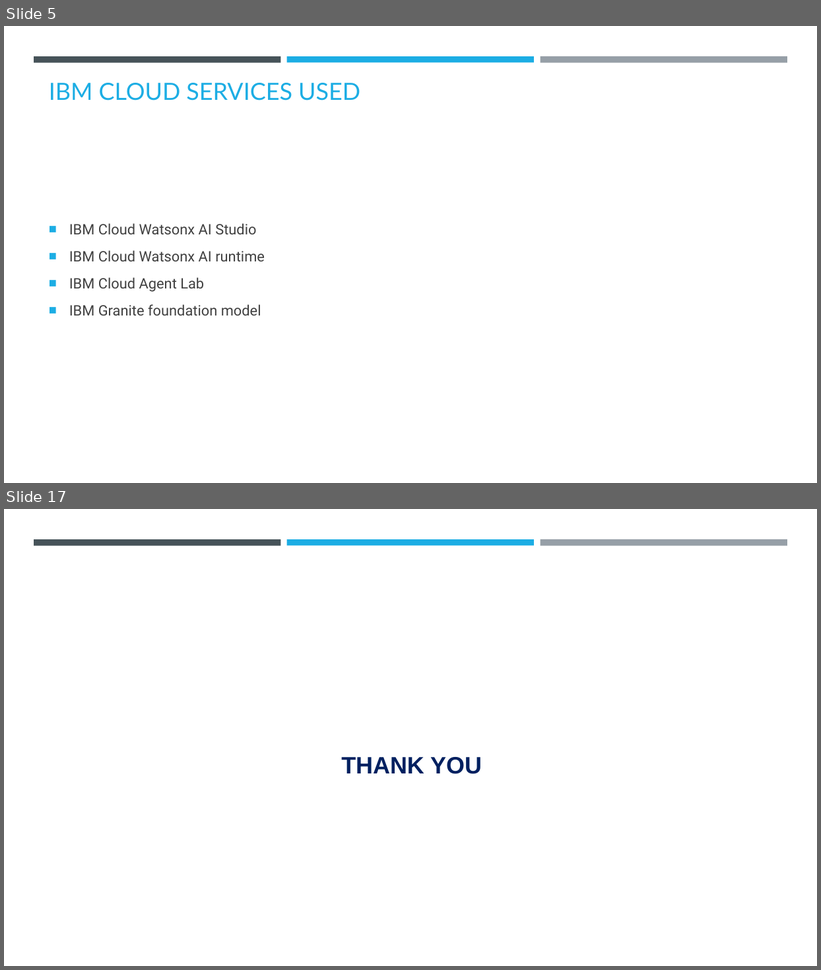
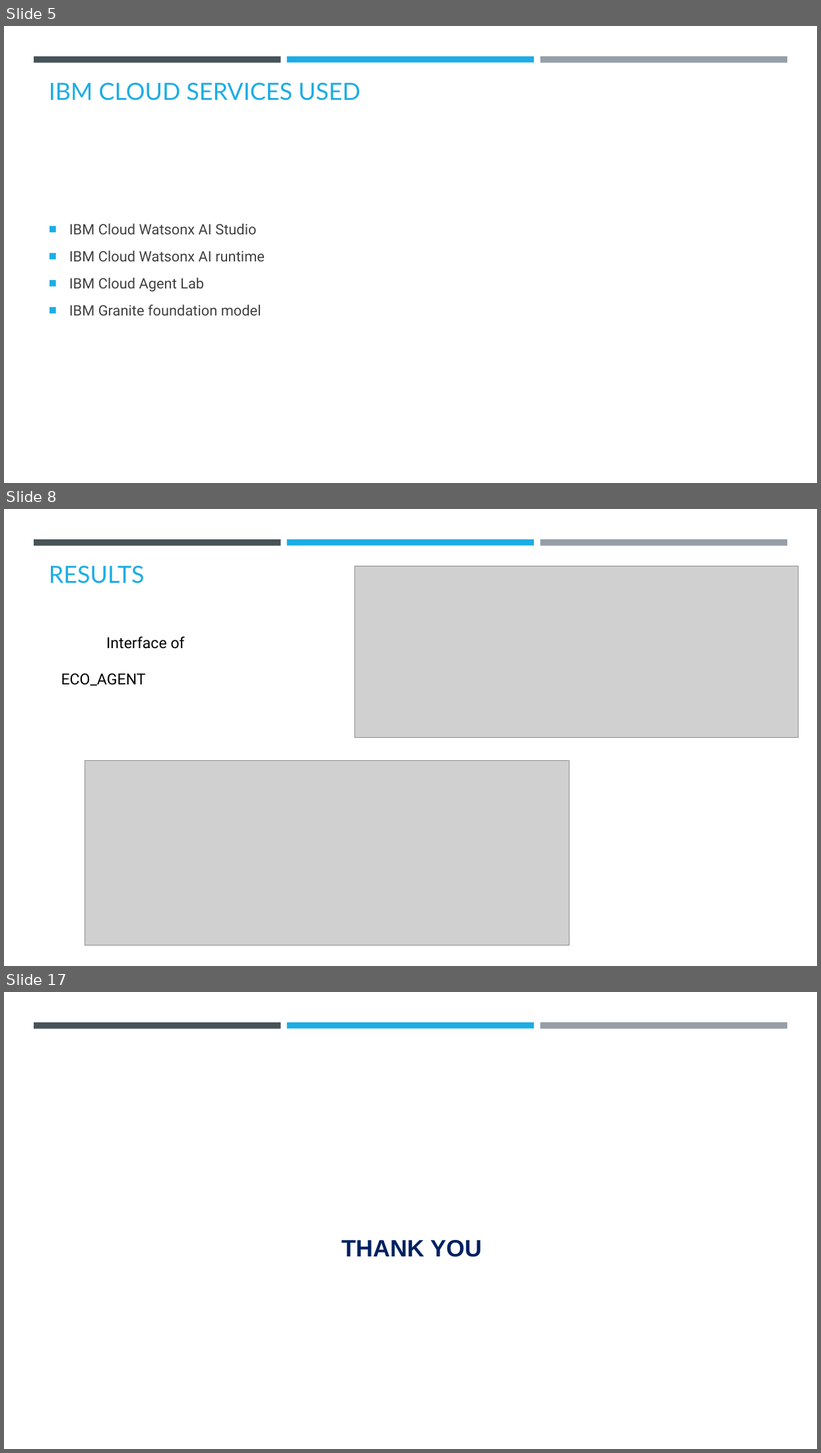
Before and after one commit to Shreyayadav111/ECO_AGENT, a slide deck: ECO_LIFESTYLE(SHREYA YADAV).pptx. Shown one above the other, each under a label of ours: slides 5 and 17 before the commit, slides 5, 8 and 17 after it; the slides between them are not shown. The pictures are 821x970 and 821x1453 pixels, drawn with LibreOffice and Linux fonts; fonts in the diff are those of the drawing; grey boxes stand for pictures; background and template pictures are left out. Boxes give left, top, right and bottom in pixels: in the first picture for what was removed or moved away, otherwise in the second. Text is boxed around its words. In the diff, an @@ line names an element or a change of style, - is before the commit and + after.

```diff
--- a/ECO_LIFESTYLE(SHREYA YADAV).pptx
+++ b/ECO_LIFESTYLE(SHREYA YADAV).pptx
@@ slide 8 added at (4, 509, 817, 966), background #FFFFFF; not listed: 3 template elements that a slide beside it also shows @@
@@ title added at (49, 566, 145, 584), 28 pt, text #1CADE4 @@
+RESULTS
@@ picture added at (354, 566, 798, 738) @@
@@ text added at (61, 636, 185, 686), 18 pt, text #000000 @@
+Interface of
+ECO_AGENT
@@ picture added at (85, 760, 570, 945) @@
```
Also in this commit, not shown: 9 slides changed, 4 other slides added, 5 slides removed, 1 other file.
